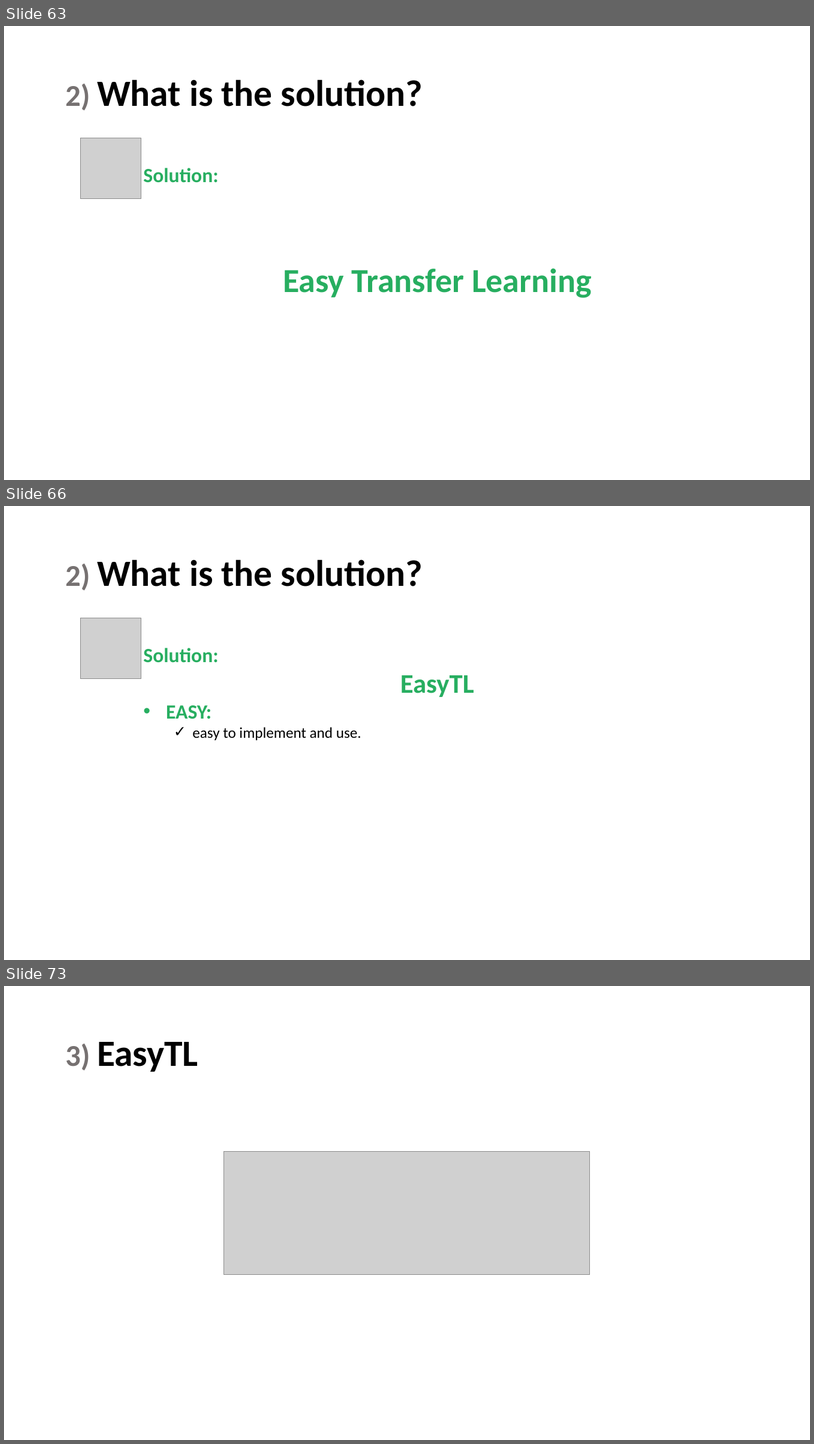
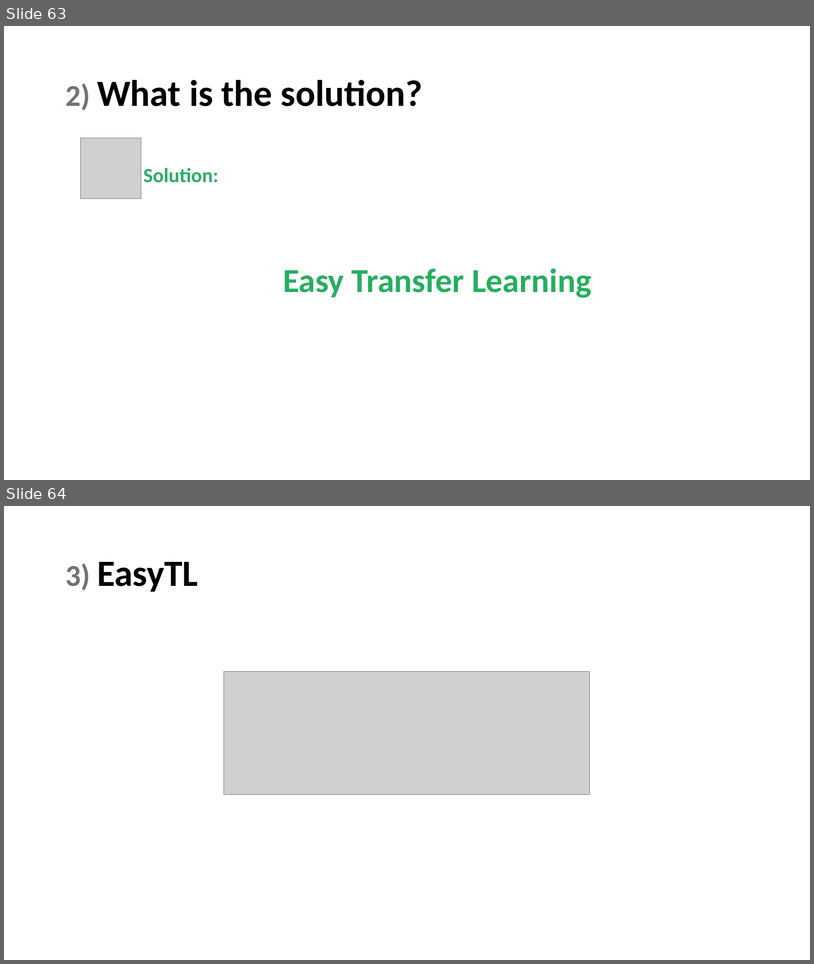
Before and after one commit to maryamhashemi/Transfer-Learning, a slide deck: phase3/Presentation/present.pptx. Shown one above the other, each under a label of ours: slides 63, 66 and 73 before the commit, slides 63 and 64 after it; the slides between them are not shown. The pictures are 814x1444 and 814x964 pixels, drawn with LibreOffice and Linux fonts; fonts in the diff are those of the drawing; grey boxes stand for pictures. Boxes give left, top, right and bottom in pixels: in the first picture for what was removed or moved away, otherwise in the second. Text is boxed around its words. In the diff, an @@ line names an element or a change of style, - is before the commit and + after.

```diff
--- a/phase3/Presentation/present.pptx
+++ b/phase3/Presentation/present.pptx
@@ slide 66 removed at box(4, 506, 810, 960), background #FFFFFF @@
@@ title removed at box(65, 559, 423, 591) @@
-2) What is the solution?
@@ picture removed at box(81, 618, 141, 678) @@
@@ text removed at box(143, 648, 362, 740) @@
-Solution:
-EasyTL
-• EASY:
-  ✓ easy to implement and use.
@@ what was slide 73 is now slide 64 @@
```
Also in this commit, not shown: 23 slides changed, 8 slides added, 8 other slides removed, 16 other files.
